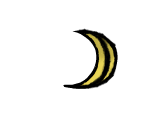
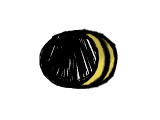
Before/after of a w=160, h=120 layered artwork. What changed in the layer stack:
moved "torso-9.png" above "Layer" over (63, 30, 97, 88)
showed "Layer", painted on it over (39, 30, 97, 88)
